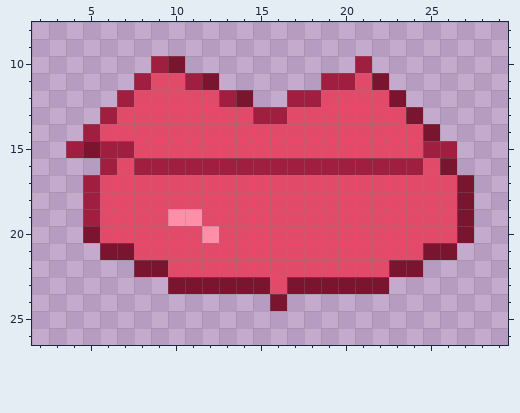
File history of a pixel-art file, src/media/photos/sprites/rewards/kiss.aseprite. That is the earlier state.
32x32 pixels, 1 frame. Shown: x 2..29, y 8..26.
After:
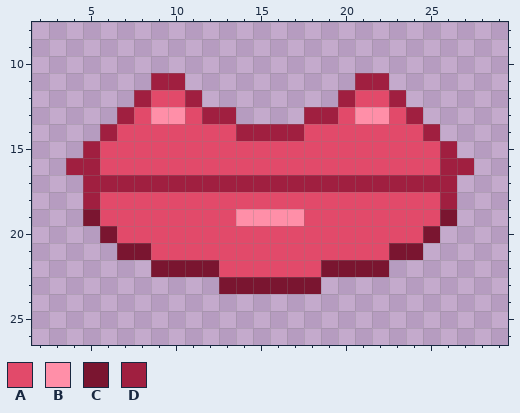
Palette (. is transparent): A #e24a6a  B #ff8fa8  C #7a1530  D #a01f40
From old to new:
The edit turns colour B into colour A in row 19 at x 10 to 11; in row 20 at x 12.
The edit turns colour D into colour A in row 15 at x 6 to 7 and 25; in row 16 at x 6 and 8 to 24.
The edit turns colour A into colour B in row 13 at x 9 to 10 and 21 to 22; in row 19 at x 14 to 17.
The edit turns colour A into colour C in row 19 at x 26; in row 20 at x 6 and 25; in row 21 at x 8 and 23 to 24; in row 22 at x 10 to 12 and 19 to 22; in row 23 at x 16.
The edit turns colour D into colour C in row 19 at x 5.
There is now colour D in row 16 at x 4 to 5 and 27.
The edit turns colour A into colour D in row 11 at x 9 to 10 and 21; in row 12 at x 8, 11 and 20; in row 13 at x 7, 12 to 13 and 18 to 19; in row 14 at x 6 and 14 to 17; in row 17 at x 6 to 26; in row 18 at x 26.
The edit turns colour C into colour D in row 11 at x 22; in row 12 at x 23; in row 13 at x 24; in row 14 at x 25; in row 15 at x 5; in row 16 at x 26.
Colour A is gone in row 12 at x 12 and 19; in row 13 at x 14 and 17; in row 20 at x 26.
Colour C is gone in row 10 at x 10; in row 11 at x 12; in row 12 at x 14; in rows 17 to 19 at x 27; in row 20 at x 5 and 27; in row 21 at x 6 and 25 to 26.
Colour C is gone in row 22 at x 8 and 23 to 24; in row 23 at x 10 to 12 and 19 to 22; in row 24 at x 16.
Colour D is gone in row 10 at x 9 and 21; in row 11 at x 8, 11 and 19 to 20; in row 12 at x 7, 13 and 17 to 18; in row 13 at x 6 and 15 to 16; in row 14 at x 5; in row 15 at x 4.
